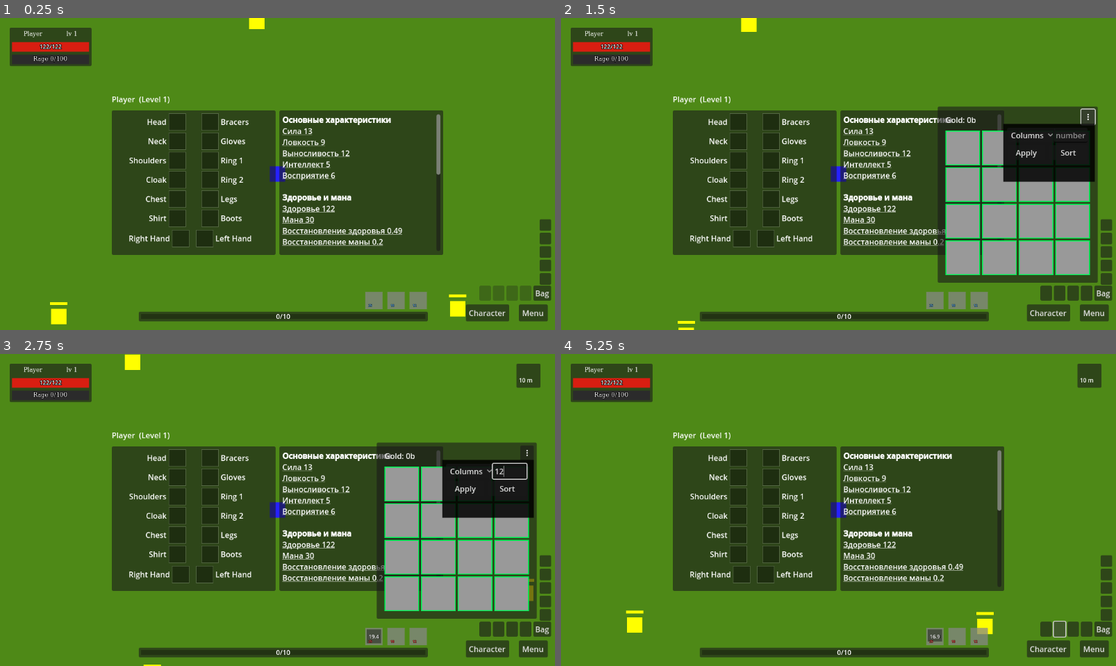
Above: before the commit, frames 1-4 (two rows, left to right).
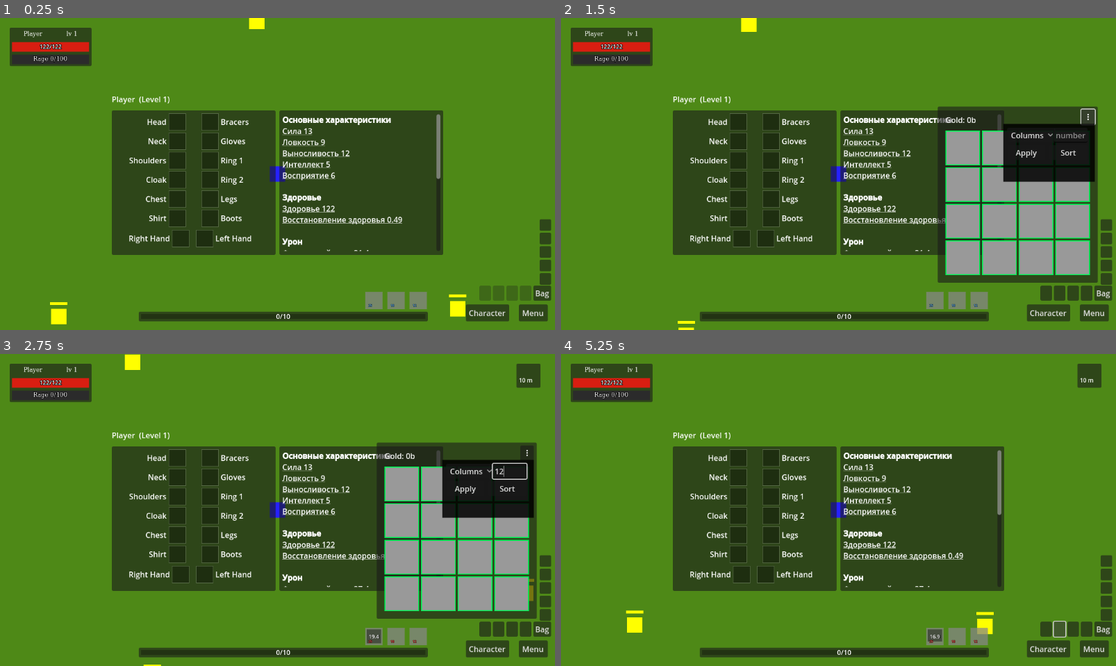
Above: after the commit, the same moments.

Repository: denisshkytko/mmo-mvp-godot
Game: Godot game, scene res://game/scenes/Main.tscn
The game is run twice, just before and just after one commit, with the same random seed, the same clock (stepped at 60 frames per second) and the same inputs. This scene is started directly instead of the project's main scene. The engine's default icon, where the game draws it, is replaced by a stand-in: a white triangle on a blue panel in a dark square.
Inputs (mouse positions are in pixels of both pictures, inside the frame that each line leads up to):
- Up to frame 1 (0.25 s): no input
- Up to frame 2 (1.5 s): click (1043, 292) at 0.5 s; click "⋮" at 1.25 s
- Up to frame 3 (2.75 s): click (510, 472) at 2.02 s; type "12" at 2.1 s
- Up to frame 4 (5.25 s): click "Columns" at 2.75 s; click "Apply" at 3.5 s; click "Sort" at 4.25 s; click (1060, 628) at 5 s

The runs differ from the first frame. In frame 1, 0.9% of the frame differs, in the area x 50-80%, y 49-75%; in frame 2, 0.8%; in frame 3, 0.8%; in frame 4, 0.9%.

Commit message:
Adjust rage decay and HUD resource styling

Diff:
--- a/game/characters/mobs/normal_aggressive_mob_stats.gd
+++ b/game/characters/mobs/normal_aggressive_mob_stats.gd
@@ -60,6 +60,8 @@
 			magic_resist_per_level
 		)
 
+	_apply_rage_mana_override()
+
 	var d: Dictionary = _snapshot.get("derived", {}) as Dictionary
 	max_hp = int(d.get("max_hp", max_hp))
 	defense_value = int(round(float(d.get("defense", defense_value))))
@@ -73,6 +75,16 @@
 		attack_value = 1
 
 	current_hp = max_hp
+
+func _apply_rage_mana_override() -> void:
+	if class_id == "":
+		return
+	if PROG.get_resource_type_for_class(class_id) != "rage":
+		return
+	var derived: Dictionary = _snapshot.get("derived", {}) as Dictionary
+	derived["max_mana"] = 0
+	derived["mana_regen"] = 0
+	_snapshot["derived"] = derived
 
 func setup_primary_profile(
 		base_primary_in: Dictionary,
--- a/game/characters/mobs/normal_neutral_mob_stats.gd
+++ b/game/characters/mobs/normal_neutral_mob_stats.gd
@@ -86,6 +86,8 @@
 			magic_resist_per_level
 		)
 
+	_apply_rage_mana_override()
+
 	var d: Dictionary = _snapshot.get("derived", {}) as Dictionary
 	max_hp = int(d.get("max_hp", max_hp))
 	defense_value = int(round(float(d.get("defense", defense_value))))
@@ -100,6 +102,16 @@
 
 	# ВАЖНО: нейтрал не должен сбрасывать HP при пересчёте, чтобы реген работал корректно.
 	current_hp = clamp(current_hp, 0, max_hp)
+
+func _apply_rage_mana_override() -> void:
+	if class_id == "":
+		return
+	if PROG.get_resource_type_for_class(class_id) != "rage":
+		return
+	var derived: Dictionary = _snapshot.get("derived", {}) as Dictionary
+	derived["max_mana"] = 0
+	derived["mana_regen"] = 0
+	_snapshot["derived"] = derived
 
 func apply_damage(raw_damage: int) -> bool:
 	if is_dead:
--- a/game/characters/npcs/faction_npc_stats.gd
+++ b/game/characters/npcs/faction_npc_stats.gd
@@ -79,11 +79,23 @@
 			magic_resist_per_level
 		)
 
+	_apply_rage_mana_override()
+
 	var d: Dictionary = _snapshot.get("derived", {}) as Dictionary
 	max_hp = int(d.get("max_hp", max_hp))
 	attack_value = int(round(float(d.get("attack_power", attack_value))))
 	defense_value = int(round(float(d.get("defense", defense_value))))
 	current_hp = clamp(current_hp, 0, max_hp)
+
+func _apply_rage_mana_override() -> void:
+	if class_id == "":
+		return
+	if PROG.get_resource_type_for_class(class_id) != "rage":
+		return
+	var derived: Dictionary = _snapshot.get("derived", {}) as Dictionary
+	derived["max_mana"] = 0
+	derived["mana_regen"] = 0
+	_snapshot["derived"] = derived
 
 func apply_damage(raw: int) -> bool:
 	if is_dead:
--- a/game/characters/player/components/player_stats.gd
+++ b/game/characters/player/components/player_stats.gd
@@ -65,6 +65,7 @@
 		return
 
 	_snapshot = _build_snapshot()
+	_apply_rage_mana_override(_snapshot)
 
 	# Apply to public fields (HUDs rely on these)
 	p.max_hp = int(_snapshot.get("derived", {}).get("max_hp", p.max_hp))
@@ -89,6 +90,24 @@
 		p.mana = clamp(p.mana, 0, p.max_mana)
 
 	emit_signal("stats_changed", _snapshot)
+
+func _get_resource_type() -> String:
+	if p == null:
+		return "mana"
+	if "c_resource" in p and p.c_resource != null:
+		return String(p.c_resource.resource_type)
+	return String(PROG.get_resource_type_for_class(p.class_id))
+
+func _apply_rage_mana_override(snapshot: Dictionary) -> void:
+	if _get_resource_type() != "rage":
+		return
+	var derived: Dictionary = snapshot.get("derived", {}) as Dictionary
+	derived["max_mana"] = 0
+	derived["mana_regen"] = 0
+	snapshot["derived"] = derived
+	if p != null:
+		p.max_mana = 0
+		p.mana = 0
 
 
 func request_recalculate(full_restore: bool = false) -> void:
--- a/game/characters/shared/resource_component.gd
+++ b/game/characters/shared/resource_component.gd
@@ -12,13 +12,15 @@
 @export var rage_max_value: int = 100
 @export var rage_gain_on_deal_flat: int = 2
 @export var rage_gain_on_take_flat: int = 3
-@export var rage_decay_delay_sec: float = 3.0
-@export var rage_decay_per_sec: float = 10.0
+@export var rage_decay_delay_sec: float = 0.0
+@export var rage_decay_per_sec: float = 2.0
 
 var _last_combat_time_sec: float = -999999.0
+var _rage_decay_accum: float = 0.0
 
 func setup(owner: Node) -> void:
 	owner_entity = owner
+	set_process(true)
 
 func set_type(t: String) -> void:
 	resource_type = t
@@ -36,18 +38,38 @@
 		return
 
 	sync_from_owner_fields_if_mana()
-	max_resource = max(1, int(max_resource))
-	resource = clamp(int(resource), 0, max_resource)
+	max_resource = max(0, int(max_resource))
+	if max_resource <= 0:
+		resource = 0
+	else:
+		resource = clamp(int(resource), 0, max_resource)
 
 func sync_from_owner_fields_if_mana() -> void:
 	if resource_type != "mana":
 		return
 	if owner_entity == null:
 		return
-	if owner_entity.get("max_mana") == null or owner_entity.get("mana") == null:
+	if owner_entity.get("max_mana") != null and owner_entity.get("mana") != null:
+		max_resource = max(0, int(owner_entity.get("max_mana")))
+		if max_resource <= 0:
+			resource = 0
+		else:
+			resource = clamp(int(owner_entity.get("mana")), 0, max_resource)
 		return
-	max_resource = max(1, int(owner_entity.get("max_mana")))
-	resource = clamp(int(owner_entity.get("mana")), 0, max_resource)
+
+	if owner_entity.has_node("Components/Stats"):
+		var stats: Node = owner_entity.get_node("Components/Stats")
+		if stats != null and stats.has_method("get_stats_snapshot"):
+			var snap: Dictionary = stats.call("get_stats_snapshot") as Dictionary
+			var derived: Dictionary = snap.get("derived", {}) as Dictionary
+			var mx: int = int(derived.get("max_mana", 0))
+			max_resource = max(0, mx)
+			if max_resource <= 0:
+				resource = 0
+			elif resource <= 1 or resource > max_resource:
+				resource = max_resource
+			else:
+				resource = clamp(resource, 0, max_resource)
 
 func sync_to_owner_fields_if_mana() -> void:
 	if resource_type != "mana":
@@ -98,7 +120,9 @@
 	var now_sec: float = float(Time.get_ticks_msec()) / 1000.0
 	if (now_sec - _last_combat_time_sec) < rage_decay_delay_sec:
 		return
-	var decay_amount: int = int(floor(rage_decay_per_sec * delta))
+	_rage_decay_accum += rage_decay_per_sec * delta
+	var decay_amount: int = int(floor(_rage_decay_accum))
 	if decay_amount <= 0:
 		return
 	resource = max(0, resource - decay_amount)
+	_rage_decay_accum -= float(decay_amount)
--- a/ui/game/hud/TargetHUD.tscn
+++ b/ui/game/hud/TargetHUD.tscn
@@ -86,15 +86,7 @@
 offset_right = -186.0
 offset_bottom = 100.0
 grow_horizontal = 2
-
-[node name="RelationBg" type="ColorRect" parent="Panel"]
-layout_mode = 1
-anchors_preset = 15
-anchor_right = 1.0
-anchor_bottom = 1.0
-grow_horizontal = 2
-grow_vertical = 2
-mouse_filter = 2
+clip_contents = true
 
 [node name="Margin" type="MarginContainer" parent="Panel"]
 custom_minimum_size = Vector2(160, 80)
@@ -123,9 +115,12 @@
 
 [node name="NameLabel" type="Label" parent="Panel/Margin/VBox/Header"]
 layout_mode = 2
+size_flags_horizontal = 3
 theme_override_fonts/font = SubResource("FontFile_5lq8m")
 theme_override_font_sizes/font_size = 12
 text = "Target"
+text_overrun_behavior = 3
+clip_text = true
 vertical_alignment = 1
 
 [node name="LevelLabel" type="Label" parent="Panel/Margin/VBox/Header"]
--- a/ui/game/hud/character_hud.gd
+++ b/ui/game/hud/character_hud.gd
@@ -502,32 +502,53 @@
 			_refresh()
 
 func _fallback_text() -> String:
+	if _is_rage_player():
+		return "HP %d/%d\nAttack %d\nDefense %d" % [
+			_player.current_hp, _player.max_hp,
+			_player.attack, _player.defense,
+		]
 	return "HP %d/%d\nMana %d/%d\nAttack %d\nDefense %d" % [
 		_player.current_hp, _player.max_hp,
 		_player.mana, _player.max_mana,
 		_player.attack, _player.defense,
 	]
 
+func _is_rage_player() -> bool:
+	if _player == null:
+		return false
+	if _player.has_node("Components/Resource"):
+		var r: Node = _player.get_node("Components/Resource")
+		if r != null:
+			return String(r.get("resource_type")) == "rage"
+	return false
+
 func _format_snapshot(snap: Dictionary) -> String:
 	var p: Dictionary = snap.get("primary", {}) as Dictionary
 	var d: Dictionary = snap.get("derived", {}) as Dictionary
 
 	var lines: Array[String] = []
+	var is_rage_player := _is_rage_player()
 
 	# Primary (single column, full names)
 	lines.append("[b]Основные характеристики[/b]")
 	lines.append(_line_primary_stat("Сила", "str", snap, "Увеличивает здоровье и силу атаки"))
 	lines.append(_line_primary_stat("Ловкость", "agi", snap, "Увеличивает скорость атаки, шанс крит. удара и силу атаки"))
 	lines.append(_line_primary_stat("Выносливость", "end", snap, "Увеличивает здоровье, восстановление здоровья и физическую защиту"))
-	lines.append(_line_primary_stat("Интеллект", "int", snap, "Увеличивает запас маны, восстановление маны, силу заклинаний и магическое сопротивление"))
+	var int_text := "Увеличивает силу заклинаний и магическое сопротивление" if is_rage_player else "Увеличивает запас маны, восстановление маны, силу заклинаний и магическое сопротивление"
+	lines.append(_line_primary_stat("Интеллект", "int", snap, int_text))
 	lines.append(_line_primary_stat("Восприятие", "per", snap, "Увеличивает рейтинг крит. удара и рейтинг крит. урона"))
 
 	lines.append("")
-	lines.append("[b]Здоровье и мана[/b]")
-	lines.append(_line_with_breakdown("Здоровье", "max_hp", snap, "Максимальный запас здоровья"))
-	lines.append(_line_with_breakdown("Мана", "max_mana", snap, "Максимальный запас маны"))
-	lines.append(_line_with_breakdown("Восстановление здоровья", "hp_regen", snap, "Величина восстановления здоровья за каждую секунду"))
-	lines.append(_line_with_breakdown("Восстановление маны", "mana_regen", snap, "Величина восстановления маны за каждую секунду"))
+	if is_rage_player:
+		lines.append("[b]Здоровье[/b]")
+		lines.append(_line_with_breakdown("Здоровье", "max_hp", snap, "Максимальный запас здоровья"))
+		lines.append(_line_with_breakdown("Восстановление здоровья", "hp_regen", snap, "Величина восстановления здоровья за каждую секунду"))
+	else:
+		lines.append("[b]Здоровье и мана[/b]")
+		lines.append(_line_with_breakdown("Здоровье", "max_hp", snap, "Максимальный запас здоровья"))
+		lines.append(_line_with_breakdown("Мана", "max_mana", snap, "Максимальный запас маны"))
+		lines.append(_line_with_breakdown("Восстановление здоровья", "hp_regen", snap, "Величина восстановления здоровья за каждую секунду"))
+		lines.append(_line_with_breakdown("Восстановление маны", "mana_regen", snap, "Величина восстановления маны за каждую секунду"))
 
 	lines.append("")
 	lines.append("[b]Урон[/b]")
--- a/ui/game/hud/player_hud.gd
+++ b/ui/game/hud/player_hud.gd
@@ -10,9 +10,26 @@
 @onready var mana_text: Label = $Panel/Margin/VBox/ManaRow/ManaBar/ManaText
 
 var _player: Node = null
+var _mana_fill_color: Color = Color(0.23921569, 0.0, 1.0, 1.0)
 
 func _ready() -> void:
 	_player = get_tree().get_first_node_in_group("player")
+	_cache_mana_fill_color()
+
+func _cache_mana_fill_color() -> void:
+	var sb := mana_bar.get_theme_stylebox("fill")
+	if sb is StyleBoxFlat:
+		_mana_fill_color = (sb as StyleBoxFlat).bg_color
+
+func _apply_resource_bar_color(resource_type: String) -> void:
+	var sb := mana_bar.get_theme_stylebox("fill")
+	if sb == null:
+		return
+	var sb2 := sb.duplicate()
+	if sb2 is StyleBoxFlat:
+		var fill_color := _mana_fill_color if resource_type != "rage" else Color(0.35, 0.14, 0.10, 1.0)
+		(sb2 as StyleBoxFlat).bg_color = fill_color
+		mana_bar.add_theme_stylebox_override("fill", sb2)
 
 func _process(_delta: float) -> void:
 	if _player == null or not is_instance_valid(_player):
@@ -54,6 +71,8 @@
 		if r != null:
 			if r.has_method("sync_from_owner_fields_if_mana"):
 				r.call("sync_from_owner_fields_if_mana")
+			var r_type: String = String(r.get("resource_type"))
+			_apply_resource_bar_color(r_type)
 			var r_text: String = ""
 			if r.has_method("get_text"):
 				r_text = String(r.call("get_text"))
@@ -70,10 +89,12 @@
 		var cur_m: int = int(cur_m_v)
 		var mx_m: int = max(1, int(mx_m_v))
 
+		_apply_resource_bar_color("mana")
 		mana_text.text = "Mana %d/%d" % [cur_m, mx_m]
 		mana_bar.max_value = mx_m
 		mana_bar.value = cur_m
 	else:
+		_apply_resource_bar_color("mana")
 		mana_text.text = ""
 		mana_bar.max_value = 1
 		mana_bar.value = 1
--- a/ui/game/hud/target_hud.gd
+++ b/ui/game/hud/target_hud.gd
@@ -1,7 +1,6 @@
 extends CanvasLayer
 
 @onready var panel: Panel = $Panel
-@onready var relation_bg: ColorRect = $Panel/RelationBg
 @onready var name_label: Label = $Panel/Margin/VBox/Header/NameLabel
 @onready var level_label: Label = $Panel/Margin/VBox/Header/LevelLabel
 @onready var hp_bar: ProgressBar = $Panel/Margin/VBox/HpRow/HpBar
@@ -13,11 +12,15 @@
 var _gm: Node = null
 var _player: Node = null
 var _target: Node = null
+var _panel_stylebox_base: StyleBox = null
+var _mana_fill_color: Color = Color(0.23921569, 0.0, 1.0, 1.0)
 
 func _ready() -> void:
 	panel.visible = false
 	_gm = get_tree().get_first_node_in_group("game_manager")
 	_player = get_tree().get_first_node_in_group("player")
+	_cache_panel_stylebox()
+	_cache_mana_fill_color()
 
 	hp_text.text = ""
 	mana_text.text = ""
@@ -26,6 +29,33 @@
 	mana_bar.max_value = 1
 	mana_bar.value = 1
 	mana_row.visible = false
+
+func _cache_panel_stylebox() -> void:
+	var sb := panel.get_theme_stylebox("panel")
+	if sb != null:
+		_panel_stylebox_base = sb.duplicate()
+	else:
+		var fallback := StyleBoxFlat.new()
+		fallback.corner_radius_top_left = 12
+		fallback.corner_radius_top_right = 12
+		fallback.corner_radius_bottom_left = 12
+		fallback.corner_radius_bottom_right = 12
+		_panel_stylebox_base = fallback
+
+func _cache_mana_fill_color() -> void:
+	var sb := mana_bar.get_theme_stylebox("fill")
+	if sb is StyleBoxFlat:
+		_mana_fill_color = (sb as StyleBoxFlat).bg_color
+
+func _apply_resource_bar_color(resource_type: String) -> void:
+	var sb := mana_bar.get_theme_stylebox("fill")
+	if sb == null:
+		return
+	var sb2 := sb.duplicate()
+	if sb2 is StyleBoxFlat:
+		var fill_color := _mana_fill_color if resource_type != "rage" else Color(0.35, 0.14, 0.10, 1.0)
+		(sb2 as StyleBoxFlat).bg_color = fill_color
+		mana_bar.add_theme_stylebox_override("fill", sb2)
 
 func _process(_delta: float) -> void:
 	if _gm == null or not is_instance_valid(_gm):
@@ -187,6 +217,8 @@
 	mana_row.visible = true
 	if r.has_method("sync_from_owner_fields_if_mana"):
 		r.call("sync_from_owner_fields_if_mana")
+	var r_type: String = String(r.get("resource_type"))
+	_apply_resource_bar_color(r_type)
 	if r.has_method("get_text"):
 		mana_text.text = String(r.call("get_text"))
 	else:
@@ -198,7 +230,7 @@
 	mana_bar.value = cur_r
 
 func _update_relation_color() -> void:
-	if relation_bg == null:
+	if panel == null:
 		return
 
 	var player_faction: String = "blue"
@@ -219,9 +251,28 @@
 	var rel: int = FactionRules.relation(player_faction, target_faction)
 
 	# FRIENDLY -> green, NEUTRAL -> yellow, HOSTILE -> red
+	var color: Color
 	if rel == FactionRules.Relation.FRIENDLY:
-		relation_bg.color = Color(0.15, 0.55, 0.15, 0.55)
+		color = Color(0.15, 0.55, 0.15, 0.4)
 	elif rel == FactionRules.Relation.HOSTILE:
-		relation_bg.color = Color(0.65, 0.15, 0.15, 0.55)
-	else:
-		relation_bg.color = Color(0.65, 0.55, 0.15, 0.55)
+		color = Color(0.65, 0.15, 0.15, 0.4)
+	else:
+		color = Color(0.65, 0.55, 0.15, 0.4)
+
+	var sb: StyleBoxFlat = null
+	if _panel_stylebox_base is StyleBoxFlat:
+		sb = (_panel_stylebox_base as StyleBoxFlat).duplicate()
+	else:
+		sb = StyleBoxFlat.new()
+		sb.corner_radius_top_left = 12
+		sb.corner_radius_top_right = 12
+		sb.corner_radius_bottom_left = 12
+		sb.corner_radius_bottom_right = 12
+
+	sb.bg_color = color
+	sb.border_width_top = 2
+	sb.border_width_bottom = 2
+	sb.border_width_left = 2
+	sb.border_width_right = 2
+	sb.border_color = Color(color.r, color.g, color.b, 0.8)
+	panel.add_theme_stylebox_override("panel", sb)
